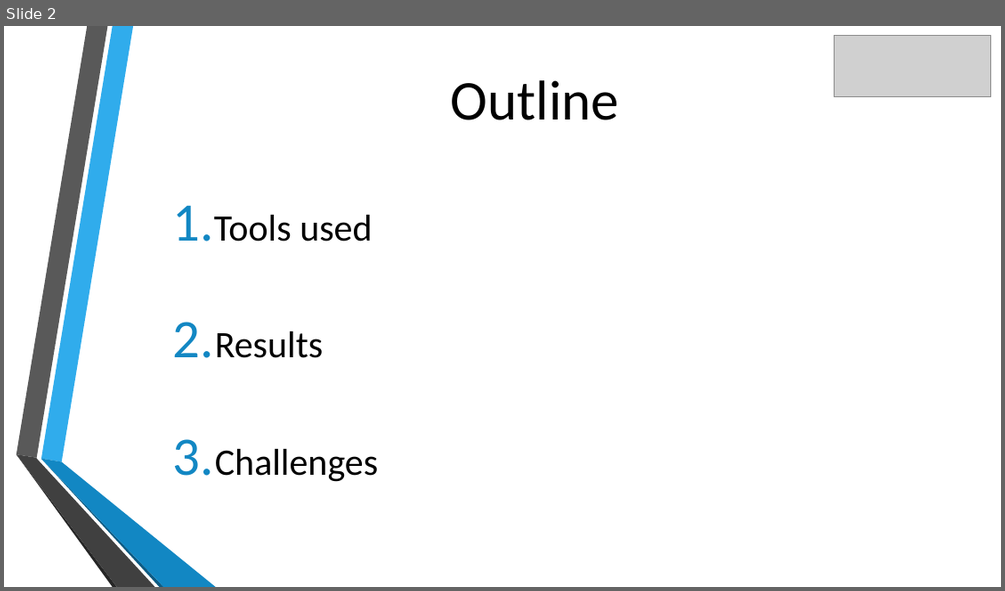
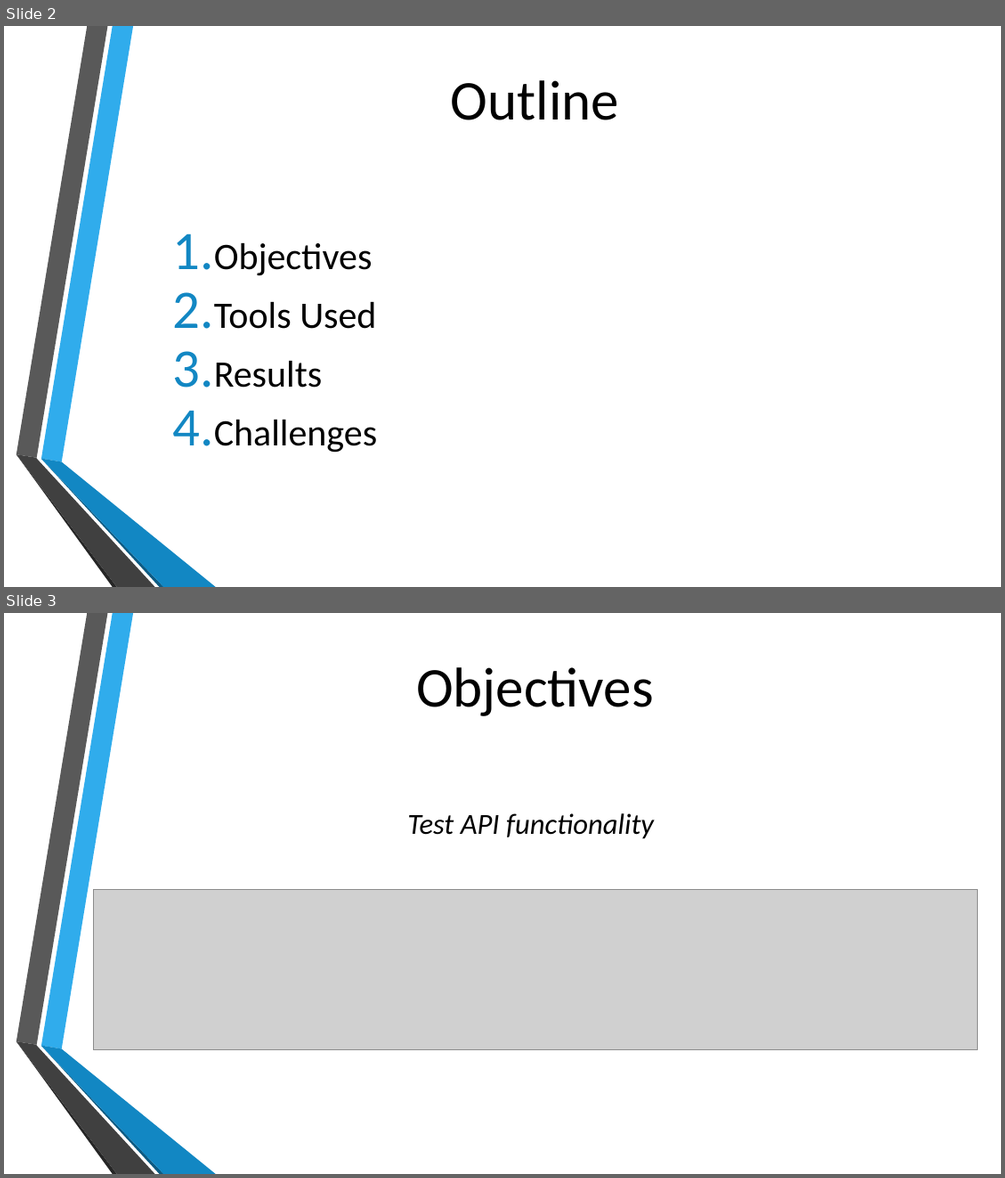
Before and after one commit to NB094/lighthouse-data-notes, a slide deck: Week_1/Day_4/Transport for London API Miniproject.pptx. Shown one above the other, each under a label of ours: slide 2 before the commit, slides 2 and 3 after it. The pictures are 1005x591 and 1005x1178 pixels, drawn with LibreOffice and Linux fonts; fonts in the diff are those of the drawing; grey boxes stand for pictures; background and template pictures are left out. Boxes give left, top, right and bottom in pixels: in the first picture for what was removed or moved away, otherwise in the second. Text is boxed around its words. In the diff, an @@ line names an element or a change of style, - is before the commit and + after.

```diff
--- a/Week_1/Day_4/Transport for London API Miniproject.pptx
+++ b/Week_1/Day_4/Transport for London API Miniproject.pptx
@@ slide 3 added at (x1=4, y1=613, x2=1001, y2=1174), background picture (left out); not listed: 6 template elements that a slide beside it also shows @@
@@ title added at (x1=416, y1=667, x2=654, y2=716), 54 pt, text #000000 @@
+Objectives
@@ text added at (x1=407, y1=813, x2=654, y2=839), 28 pt, text #000000, italic @@
+Test API functionality
@@ picture added at (x1=93, y1=889, x2=978, y2=1050) @@
@@ slide 2 changed as well @@
@@ picture removed at (x1=834, y1=36, x2=991, y2=96) @@
@@ text at (x1=214, y1=243, x2=376, y2=329): text changed @@
-1. Tools used
+1. Objectives
+2. Tools Used
@@ text at (x1=214, y1=361, x2=377, y2=452): indent changed @@
```
Also in this commit, not shown: 2 other slides changed, 4 other slides added, 1 slide removed, 5 other files.
